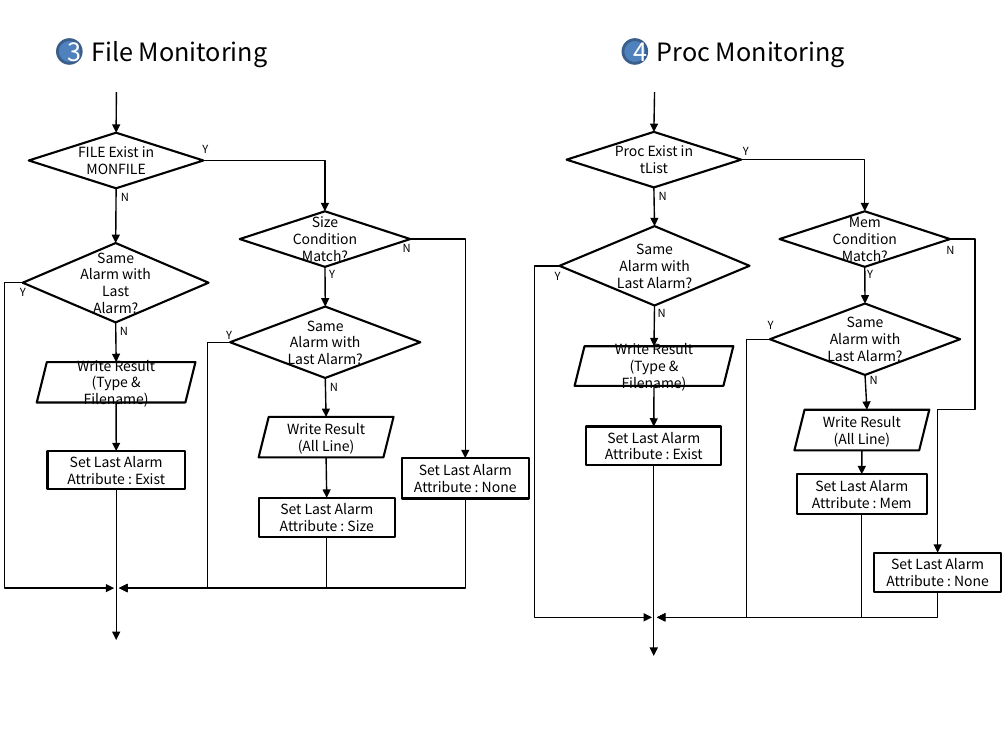
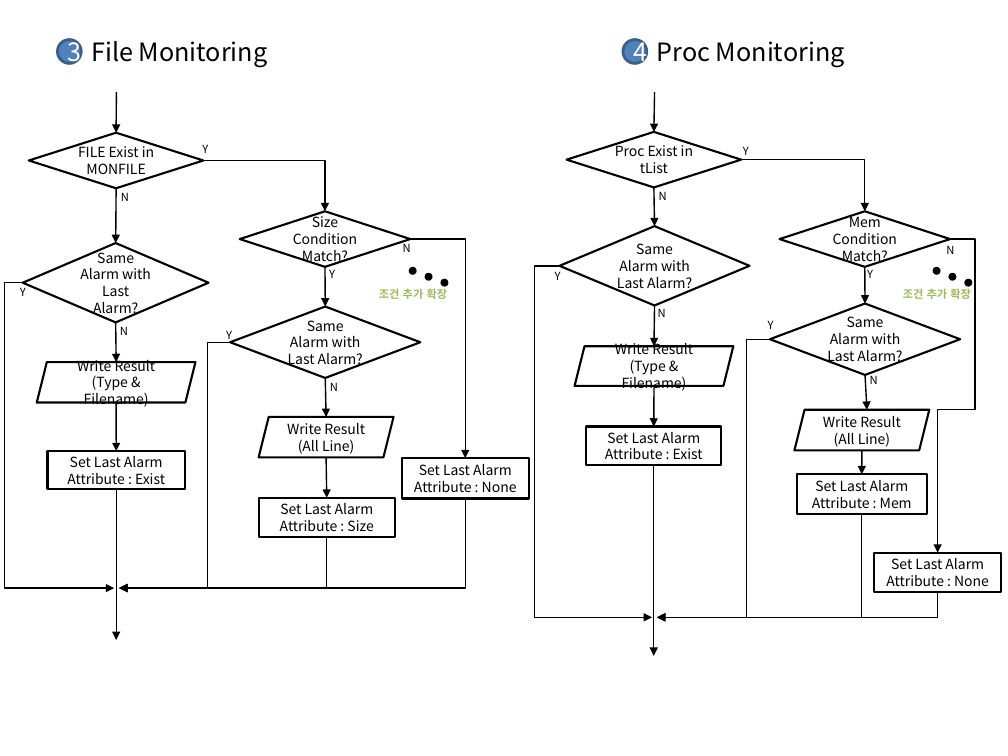
Before and after one commit to ambidext/CS_ConsoleGit, a slide deck: slide 6 of Monitoring/fc.pptx. Drawn at 1008x756 pixels with LibreOffice and Linux fonts; fonts in the diff are those of the drawing. Boxes give left, top, right and bottom in pixels: in the first picture for what was removed or moved away, otherwise in the second. Text is boxed around its words. In the diff, an @@ line names an element or a change of style, - is before the commit and + after.

```diff
--- a/Monitoring/fc.pptx
+++ b/Monitoring/fc.pptx
@@ ellipse added at (409,267,417,275), fill #000000 @@
@@ ellipse added at (932,267,940,275), fill #000000 @@
@@ text added at (379,288,448,299), 8 pt, text #9BBB59, bold @@
+조건 추가 확장
@@ ellipse added at (424,273,432,281), fill #000000 @@
@@ ellipse added at (440,279,449,287), fill #000000 @@
@@ text added at (903,288,971,299), 8 pt, text #9BBB59, bold @@
+조건 추가 확장
@@ ellipse added at (949,273,957,281), fill #000000 @@
@@ ellipse added at (965,279,973,287), fill #000000 @@
```
